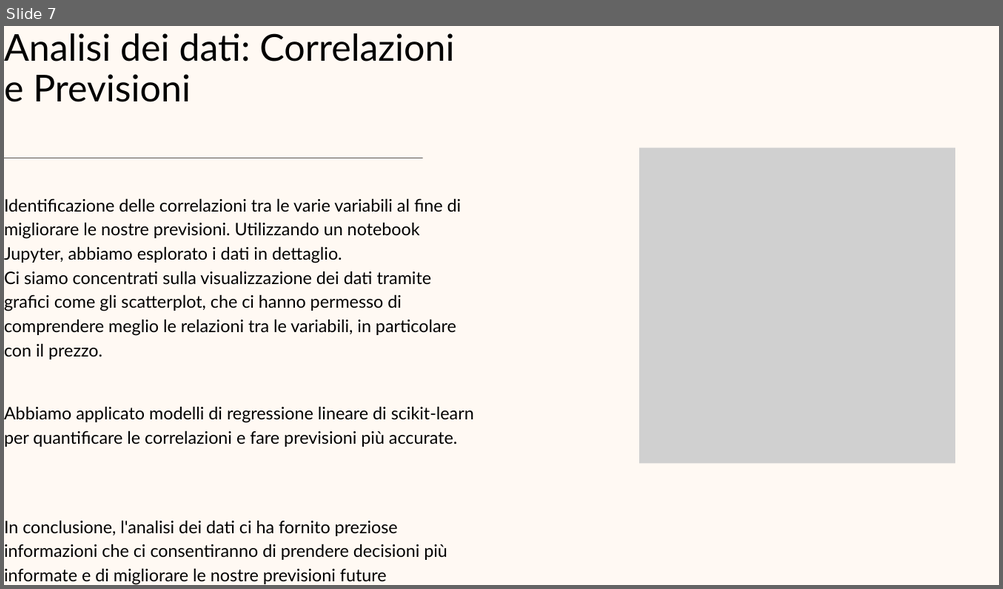
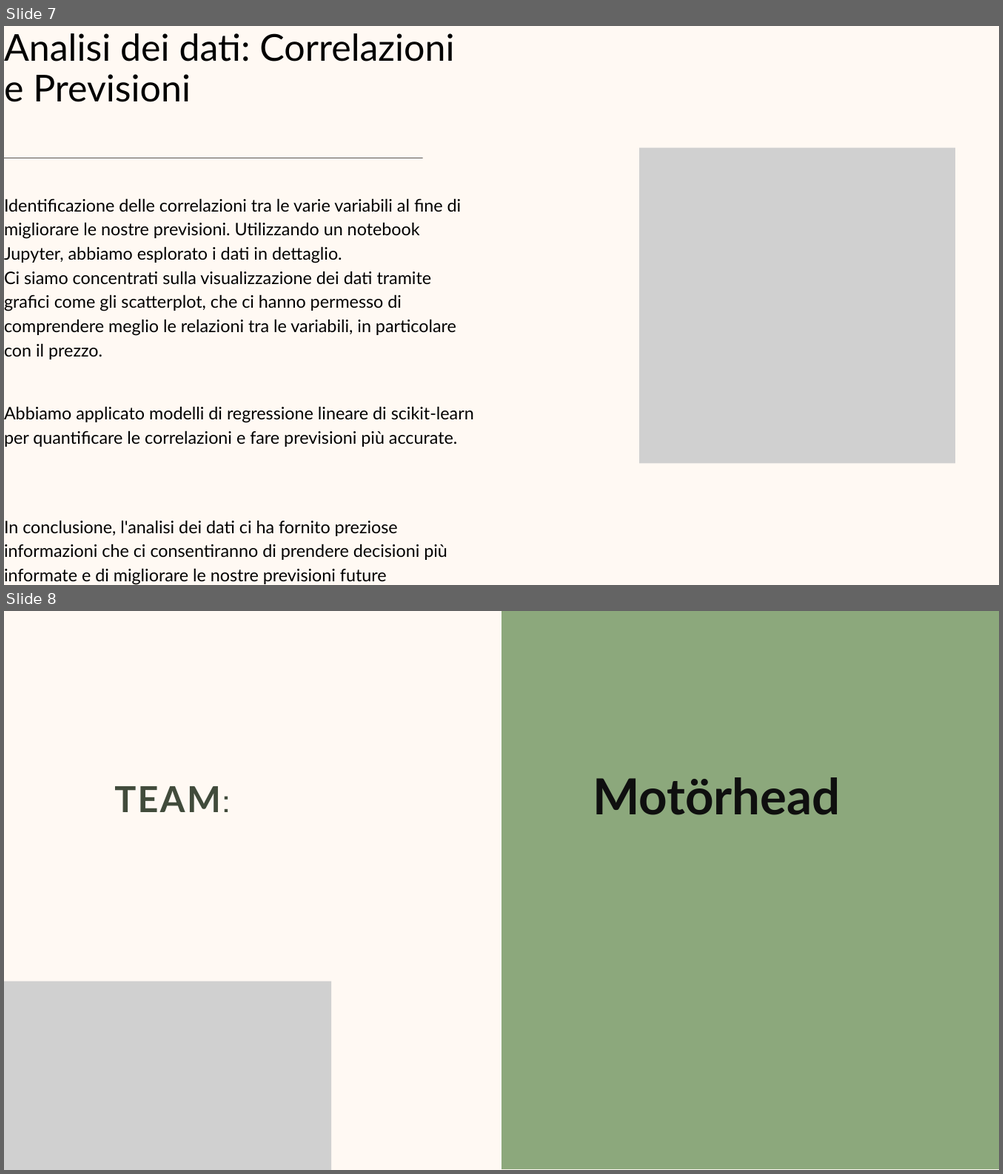
Before and after one commit to KKatowice/ProjectWork, a slide deck: presentazione/Presentazione ProjectWork-DrivenChoice.pptx. Shown one above the other, each under a label of ours: slide 7 before the commit, slides 7 and 8 after it. The pictures are 1003x589 and 1003x1174 pixels, drawn with LibreOffice and Linux fonts; fonts in the diff are those of the drawing; grey boxes stand for pictures. Boxes give left, top, right and bottom in pixels: in the first picture for what was removed or moved away, otherwise in the second. Text is boxed around its words. In the diff, an @@ line names an element or a change of style, - is before the commit and + after.

```diff
--- a/presentazione/Presentazione ProjectWork-DrivenChoice.pptx
+++ b/presentazione/Presentazione ProjectWork-DrivenChoice.pptx
@@ slide 8 added at bbox=[4, 611, 999, 1170], background #FFF9F3 @@
@@ freeform shape added at bbox=[501, 611, 999, 1170], fill #8CA87C @@
@@ text added at bbox=[114, 786, 230, 812], 52 pt, text #414B3B, bold @@
+TEAM:
@@ text added at bbox=[592, 777, 840, 815], 72 pt, text #0F0F0F, bold @@
+Motörhead
@@ picture added at bbox=[4, 982, 331, 1170] @@
```
Also in this commit, not shown: 1 slide changed, 2 slides removed.
